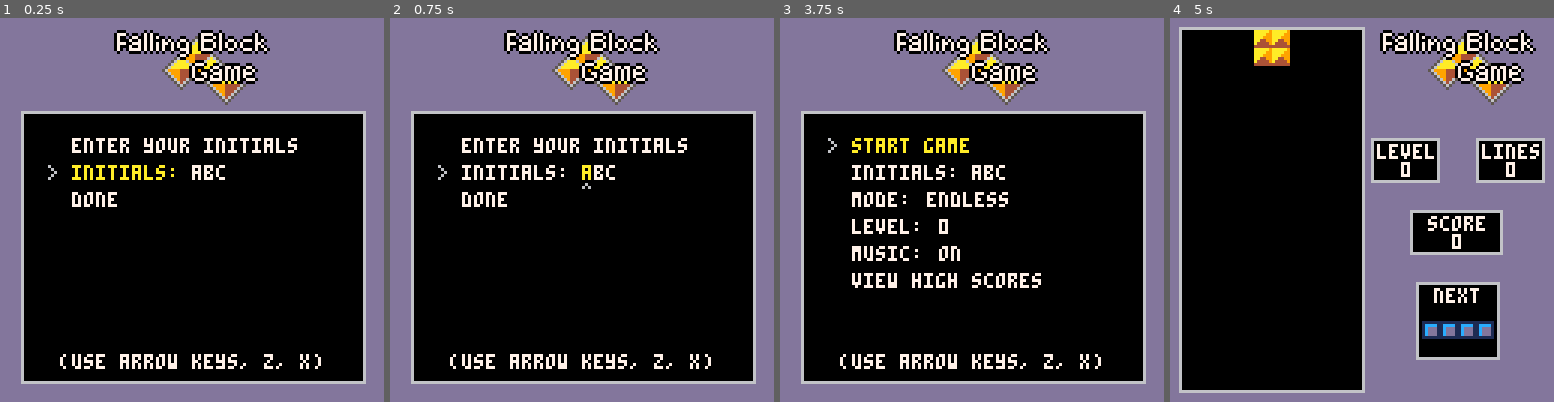
Above: before the commit, frames 1-4 (left to right).
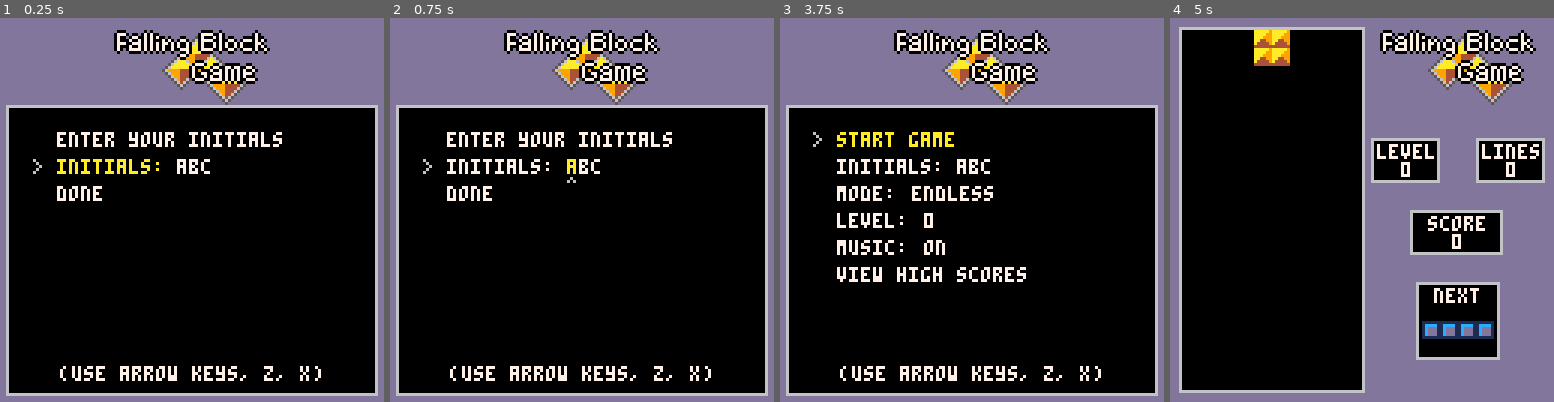
Above: after the commit, the same moments.

Repository: jaredkrinke/pico-8-fbg
Game: PICO-8 cartridge fbg.p8
Two runs of this game, one before a commit and one after it. Both use one fixed random seed, a clock stepped at 60 frames per second and the inputs below.
Inputs:
- Up to frame 1 (0.25 s): no input
- Up to frame 2 (0.75 s): tap X (X key) at 0.33 s; tap O (Z key) at 0.7 s
- Up to frame 3 (3.75 s): tap X (X key) at 1.07, 1.85, 2.97 s; hold Right 1.6-2.1 s; tap O (Z key) every 0.4 s from 1.7 to 3.7 s; hold Up 2.15-2.42 s; hold Right 2.47-3.03 s; hold Left 3.08-3.58 s; hold Down from 3.63 s (still down)
- Up to frame 4 (5 s): release Down at 3.97 s; hold Right 4.02-4.68 s; tap X (X key) at 4.08 s; tap O (Z key) at 4.1, 4.5, 4.9 s; hold Up from 4.73 s (still down)

The runs differ from the first frame. In frame 1, 17% of the frame differs, in the area x 1-99%, y 22-99%; in frame 2, 17%; in frame 3, 19%; in frame 4, nothing differs.

Commit message:
Local high scores

Diff:
--- a/fbg.p8
+++ b/fbg.p8
@@ -85,6 +85,10 @@
     return instance
 end
 
+function uint32:get_raw()
+    return self.value
+end
+
 function uint32:set_raw(x)
     if self.value ~= x then
         self.value = x
@@ -103,6 +107,10 @@
         instance:set_raw(x)
     end
     return instance
+end
+
+function uint32.create_from_uint32(b)
+    return uint32.create_raw(b.value)
 end
 
 function uint32.create_from_number(n)
@@ -694,6 +702,10 @@
         host_end_record(score)
     end
 
+    if eligible_for_high_score then
+        high_scores_update(game_mode, player_initial_indexes, score)
+    end
+
     timer_transition = transition_period
 end
 
@@ -996,10 +1008,11 @@
 local cartdata_indexes = {
     initials = 0,
     settings = 1,
+    scores = 4, -- through 63
 }
 
 -- player initials
-local player_initial_indexes = { 1, 2, 3 }
+player_initial_indexes = { 1, 2, 3 }
 local letters = "abcdefghijklmnopqrstuvwxyz"
 
 function player_initials_save()
@@ -1020,6 +1033,10 @@
         return true
     end
     return false
+end
+
+function initial_index_to_string(index)
+    return sub(letters, index, index)
 end
 
 -- mode, level, etc.
@@ -1097,6 +1114,97 @@
             end
         end
     end
+end
+
+-- high scores
+local high_scores_stores = {
+    cart = 1,
+    web = 2,
+}
+local high_scores = {
+    {
+        [game_modes.endless] = {},
+        [game_modes.countdown] = {},
+        [game_modes.cleanup] = {},
+    },
+    {
+        [game_modes.endless] = {},
+        [game_modes.countdown] = {},
+        [game_modes.cleanup] = {},
+    },
+}
+
+function high_scores_save()
+    local index = cartdata_indexes.scores
+    local scores = high_scores[high_scores_stores.cart]
+    for i = 1, #scores, 1 do
+        local store = scores[i]
+        for j = 1, 10, 1 do
+            local initials = 0
+            local score = 0
+            local entry = store[j]
+            if entry ~= nil then
+                initials = bytes_to_number({entry.initials[1], entry.initials[2], entry.initials[3], 0})
+                score = entry.score:get_raw()
+            end
+            dset(index, initials)
+            dset(index + 1, score)
+            index = index + 2
+        end
+    end
+end
+
+function high_scores_load()
+    local index = cartdata_indexes.scores
+    local scores = high_scores[high_scores_stores.cart]
+    for i = 1, #scores, 1 do
+        local store = scores[i]
+        for j = 1, 10, 1 do
+            local initials = dget(index)
+            if initials == 0 then
+                store[j] = nil
+            else
+                local score = dget(index + 1)
+                store[j] = {
+                    initials = number_to_bytes(initials),
+                    score = uint32.create_raw(score),
+                }
+            end
+            index = index + 2
+        end
+    end
+end
+
+local function initials_copy(initials)
+    local new_initials = {}
+    for i = 1, #initials, 1 do new_initials[i] = initials[i] end
+    return new_initials
+end
+
+local function score_copy(score)
+    return uint32.create_from_uint32(score)
+end
+
+function high_scores_update(mode, initial_indexes, score)
+    local store = high_scores[high_scores_stores.cart][mode]
+    local added = false
+    local previous = nil
+    for i = 1, 10, 1 do
+        local entry = store[i]
+        if added then
+            store[i] = previous
+            previous = entry
+        elseif entry == nil or entry.score < score then
+            added = true
+            previous = entry
+            store[i] = {
+                initials = initials_copy(initial_indexes),
+                score = score_copy(score),
+            }
+        end
+    end
+
+    high_scores_save()
 end
 
 -- menus
@@ -1157,10 +1265,19 @@
                 color(colors.white)
             end
 
-            print(sub(letters, letter_index, letter_index), x2, y)
+            print(initial_index_to_string(letter_index), x2, y)
         end
     end,
 })
+
+function show_high_scores(mode)
+    game_state = game_states.scores
+    menu_scores.index = 1
+    if mode ~= nil then
+        menu_scores.index = 2
+        menu_scores_choice:set_index(mode)
+    end
+end
 
 local menu_main = {
     menu_item.create({
@@ -1179,8 +1296,7 @@
     menu_item.create({
         label = "view high scores",
         activate = function ()
-            -- todo
-            debug_message = "not implemented!"
+            show_high_scores()
         end,
     }),
     menu_item.create({
@@ -1211,11 +1327,30 @@
 }
 menu_first_run.index = 2
 
+local menu_scores_mode = game_modes.endless
+menu_scores_choice = menu_item.create_choice("mode:", {
+    { label = "endless", callback = function () menu_scores_mode = game_modes.endless end },
+    { label = "countdown", callback = function () menu_scores_mode = game_modes.countdown end },
+    { label = "cleanup", callback = function () menu_scores_mode = game_modes.cleanup end },
+})
+
+menu_scores = {
+    menu_scores_choice,
+    menu_item.create({
+        label = "done",
+        activate = function ()
+            game_state = game_states.main_menu
+        end,
+    }),
+}
+menu_scores.index = 2
+
 function _init()
     local initials_set = player_initials_load()
     settings_initialize()
 
     host_initialize()
+    high_scores_load()
 
     if initials_set then
         game_state = game_states.main_menu
@@ -1263,7 +1398,6 @@
     [game_states.main_menu] = update_menu(menu_main),
 
     [game_states.started] = function ()
-        -- todo: need a way to advance to scores page
         if piece.index == 0 and timer_next_piece > 0 then
             timer_next_piece = timer_next_piece - 1
         else
@@ -1284,9 +1418,8 @@
                 if game_paused then
                     if game_result ~= nil then
                         if btnp(buttons.z) or btnp(buttons.x) then
-                            -- todo: should go to scores page once that exists
                             music(-1)
-                            game_state = game_states.main_menu
+                            show_high_scores(game_mode)
                         end
                     end
                 else
@@ -1369,11 +1502,7 @@
         end
     end,
 
-    [game_states.scores] = function ()
-        if btnp(buttons.z) or btnp(buttons.x) then
-            game_state = game_states.main_menu
-        end
-    end,
+    [game_states.scores] = update_menu(menu_scores),
 
     [game_states.first_run_menu] = update_menu(menu_first_run),
 }
@@ -1459,27 +1588,37 @@
     palt()
 end
 
+function draw_title_and_box(x, y)
+    draw_clear()
+    draw_title(32, 0)
+
+    local x, y = 19, 38
+    draw_box(x - 16, y - 8, 124, 124)
+
+    return x, y
+end
+
+function draw_menu_items(menu_items, x, y, bias)
+    if bias == nil then bias = 0 end
+    for i = 1, #menu_items, 1 do
+        local menu_item = menu_items[i]
+        if menu_item:should_show() then
+            local focused = i == menu_items.index
+            if focused then
+                print(">", x - 8, y, colors.light_gray)
+                color(colors.white)
+            end
+            menu_item:draw(x, y, focused);
+            y = y + 9 + bias
+        end
+    end
+end
+
 local function draw_menu(menu_items)
     return function ()
-        draw_clear()
-        draw_title(32, 0)
-
-        local x, y = 24, 40
-        draw_box(x - 16, y - 8, 120, 120)
-        for i = 1, #menu_items, 1 do
-            local menu_item = menu_items[i]
-            if menu_item:should_show() then
-                local focused = i == menu_items.index
-                if focused then
-                    print(">", x - 8, y, colors.light_gray)
-                    color(colors.white)
-                end
-                menu_item:draw(x, y, focused);
-                y = y + 9
-            end
-        end
-
-        print("(use arrow keys, z, x)", 20, 112, colors.white)
+        local x, y = draw_title_and_box()
+        draw_menu_items(menu_items, x, y)
+        print("(use arrow keys, z, x)", 20, 116, colors.white)
     end
 end
 
@@ -1558,7 +1697,37 @@
     end,
 
     [game_states.scores] = function ()
-        -- todo
+        local x, y = draw_title_and_box()
+        color(colors.white)
+        print("high scores", 42, y - 6)
+        line(x, y + 1, 127 - (x + 1), y + 1)
+        draw_menu_items(menu_scores, x, 111, -2)
+
+        y = y + 3
+        color(colors.white)
+        print("local", x + 20 - 10, y)
+        print("global", x + 49 + 20 - 12, y)
+        y = y + 7
+
+        color(colors.light_gray)
+        for i = 1, 10, 1 do
+            local sx = x
+            for j = 1, #high_scores, 1 do
+                local entry = high_scores[j][menu_scores_mode][i]
+                if entry ~= nil then
+                    local score = entry.score:to_string()
+                    local dx = 0
+                    local initials = entry.initials
+                    for k = 1, #initials, 1 do
+                        print(initial_index_to_string(initials[k]), sx + dx, y)
+                        dx = dx + 4
+                    end
+                    print(score, sx + 40 - 4 * #score, y)
+                end
+                sx = sx + 49
+            end
+            y = y + 6
+        end
     end,
 
     [game_states.first_run_menu] = draw_menu(menu_first_run),
